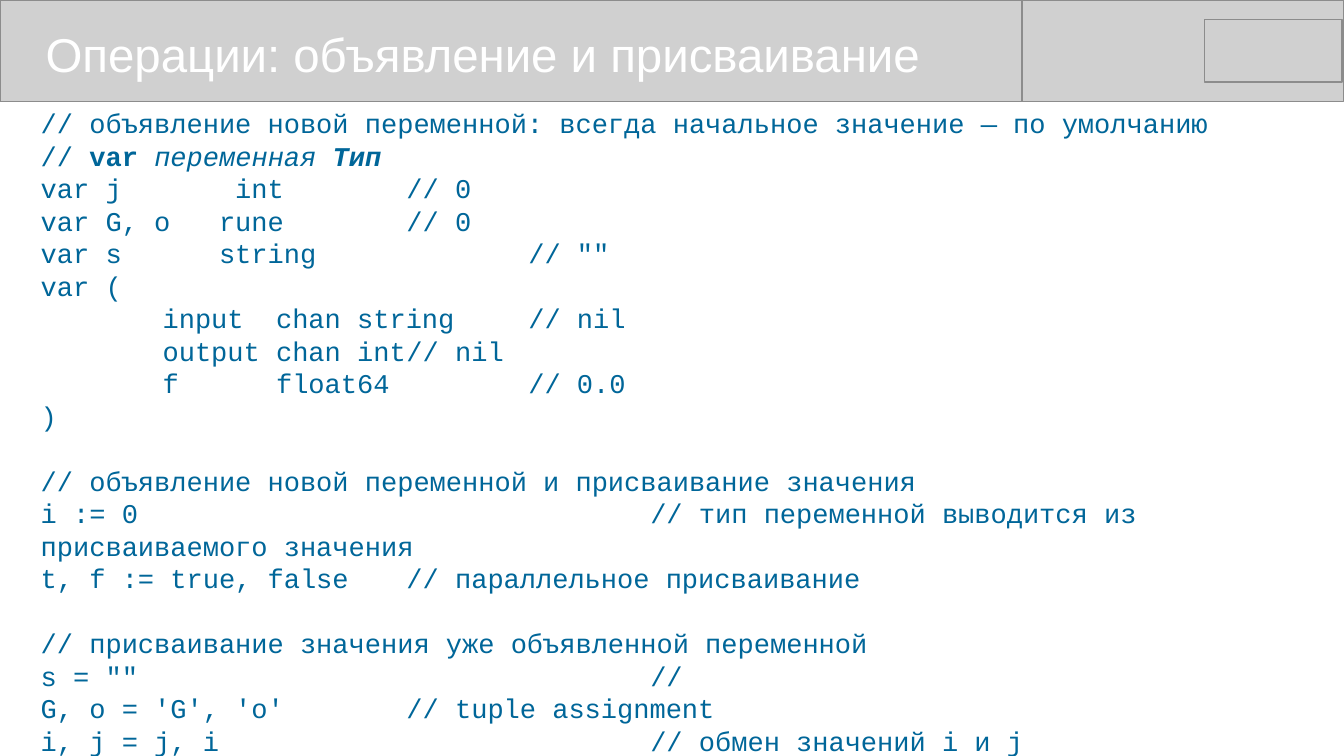
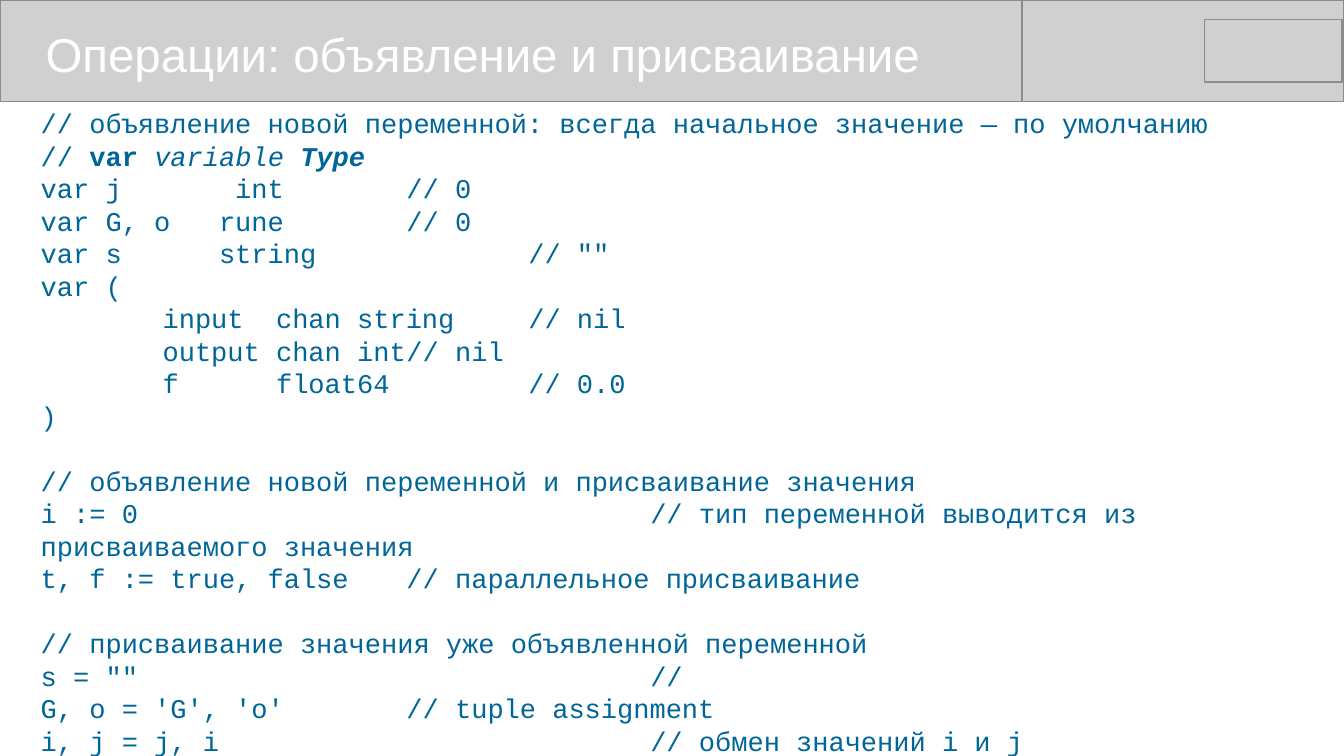
Before and after one commit to mike-shock/Go_language, a slide deck: slide 21 of Go_Review.odp. Drawn at 1344x756 pixels with LibreOffice and Linux fonts; fonts in the diff are those of the drawing; grey boxes stand for pictures. Boxes give left, top, right and bottom in pixels: in the first picture for what was removed or moved away, otherwise in the second. Text is boxed around its words. In the diff, an @@ line names an element or a change of style, - is before the commit and + after.

```diff
--- a/Go_Review.odp
+++ b/Go_Review.odp
@@ text at (89, 147, 365, 172): text changed @@
-// var переменная Тип
+// var variable Type
```
Also in this commit, not shown: 13 other slides changed, 2 slides added, 2 other files.
